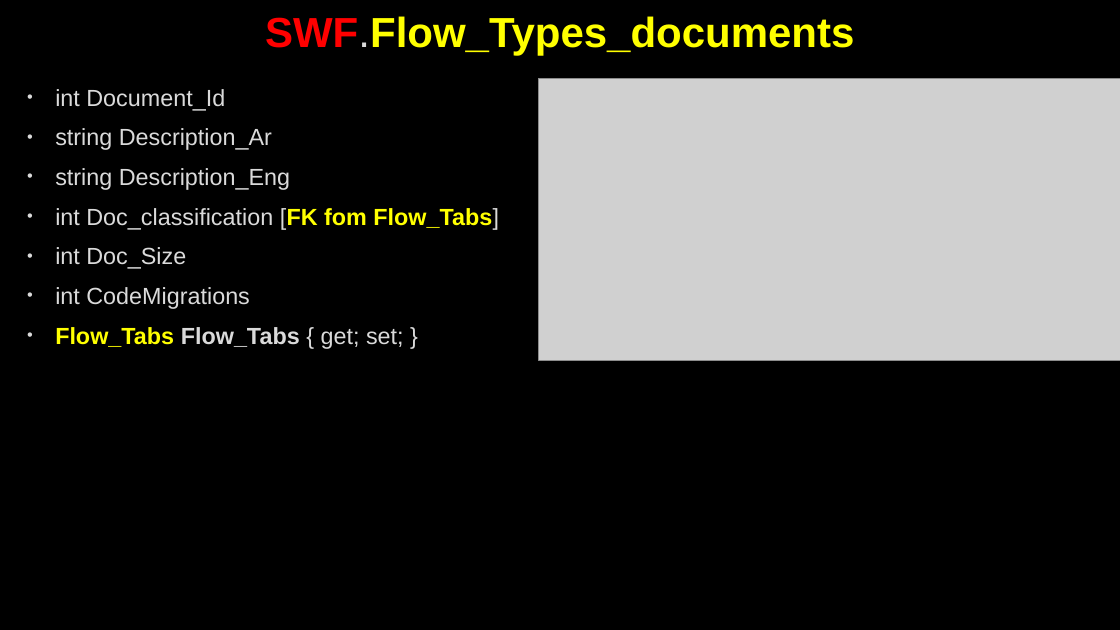
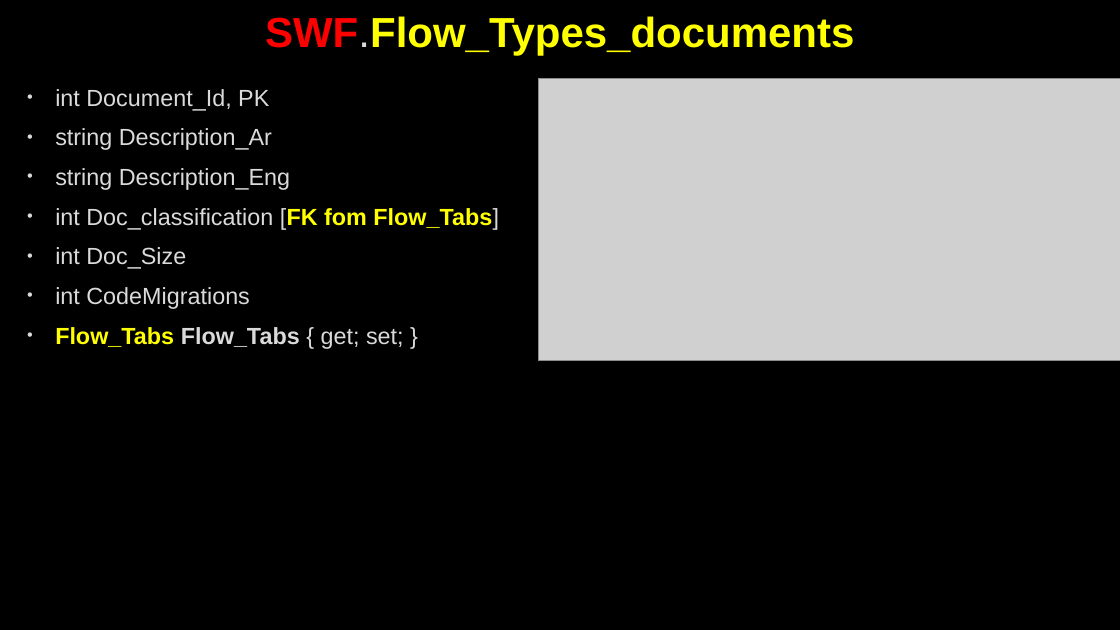
Before and after one commit to AhmedMohamedSamir1/Summary, a slide deck: slide 145 of Dot Net/Business.pptx (slide 108 before the commit). Drawn at 1120x630 pixels with LibreOffice and Linux fonts; fonts in the diff are those of the drawing; grey boxes stand for pictures; background and template pictures are left out. Boxes give left, top, right and bottom in pixels: in the first picture for what was removed or moved away, otherwise in the second. Text is boxed around its words. In the diff, an @@ line names an element or a change of style, - is before the commit and + after.

```diff
--- a/Dot Net/Business.pptx
+++ b/Dot Net/Business.pptx
@@ text at (55, 89, 269, 111): text changed @@
-• int Document_Id
+• int Document_Id, PK
```
Also in this commit, not shown: 27 other slides changed, 64 slides added, 16 slides removed, 8 other files.
